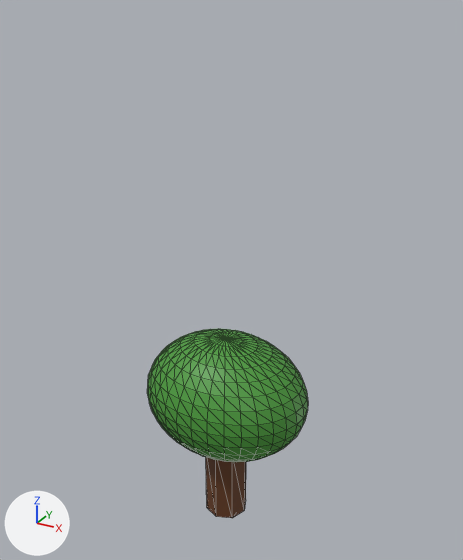
The glTF model listovec1.glb as it was, and as the next commit left it.
Both versions are drawn from a 50 mm lens placed at (12.8, -22.8, 23.8), pointed at (0.0, 0.5, 12.1). The lights are fixed; the arrows at lower left show +X, +Y and +Z. The picture after the commit comes second. Mesh edges are drawn as thin lines. Where no turn or scale is listed for an object, it has been applied to the vertices. Vertices at exactly the same position are counted once.
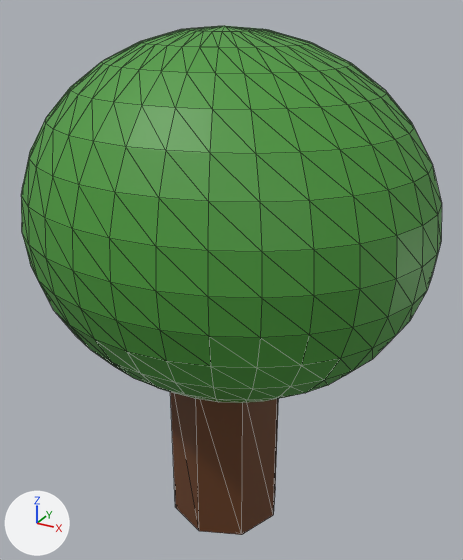
Commit message: Popravljen listovec

Boxes [x1, y1, x2, y2] around the edits, measured in the pictures (463 x 560 px; the box of a moved part takes in the faces that stretch with it):
'Sphere', recoloured, reshaped, moved, rescaled (160% wider, 168% taller)
    before: [147, 329, 308, 518]
    after: [21, 26, 442, 535]
part 1 of me_sphere, moved or reshaped
    before: [147, 329, 308, 462]
    after: [21, 26, 442, 403]
part 2 of me_sphere, moved or reshaped
    before: [206, 457, 246, 518]
    after: [170, 392, 278, 535]

What changed in the scene script:
```text
Change mat_material_001:
    mat_material_001.base_color: (0.0685, 0.319, 0.0423) -> (0.133, 0.0452, 0.0137)  # green #4a993a -> brown #663c1f
Change mat_material_002:
    mat_material_002.base_color: (0.133, 0.0452, 0.0137) -> (0.0685, 0.319, 0.0423)  # brown #663c1f -> green #4a993a
Change me_sphere:
    used by ob_sphere; location = (0.0, 0.0, 6.94); scale = (2.8, 2.8, 2.8)
    remove me_sphere.from_pydata(...)  # 498 vertices, 988 faces; spans x -1.45..1.45, y -1.15..1.15, z -2.64..0.87
    add me_sphere.from_pydata(...)  # 498 vertices, 988 faces; spans x -1.27..1.27, y -1.11..1.11, z 0.0..3.26
    me_sphere part 1: the loose piece of 482 vertices spanning x -1.45..1.45, y -1.15..1.15, z -1.28..0.87 is scaled about its middle by (0.877, 0.967, 1.01), then moved by (0.0, 0.0, 2.38)
    me_sphere part 2: the loose piece of 16 vertices spanning x -0.38..0.38, y -0.38..0.38, z -2.64..-1.2 is scaled about its middle by (1.02, 1.02, 0.836), then moved by (0.0, 0.0, 2.52)
Change ob_sphere:
    ob_sphere.location: (0.0, 0.0, 6.94) -> (0.0, 0.0, 0.0)
    ob_sphere.scale: (2.8, 2.8, 2.8) -> (7.0, 7.0, 7.0)
```
